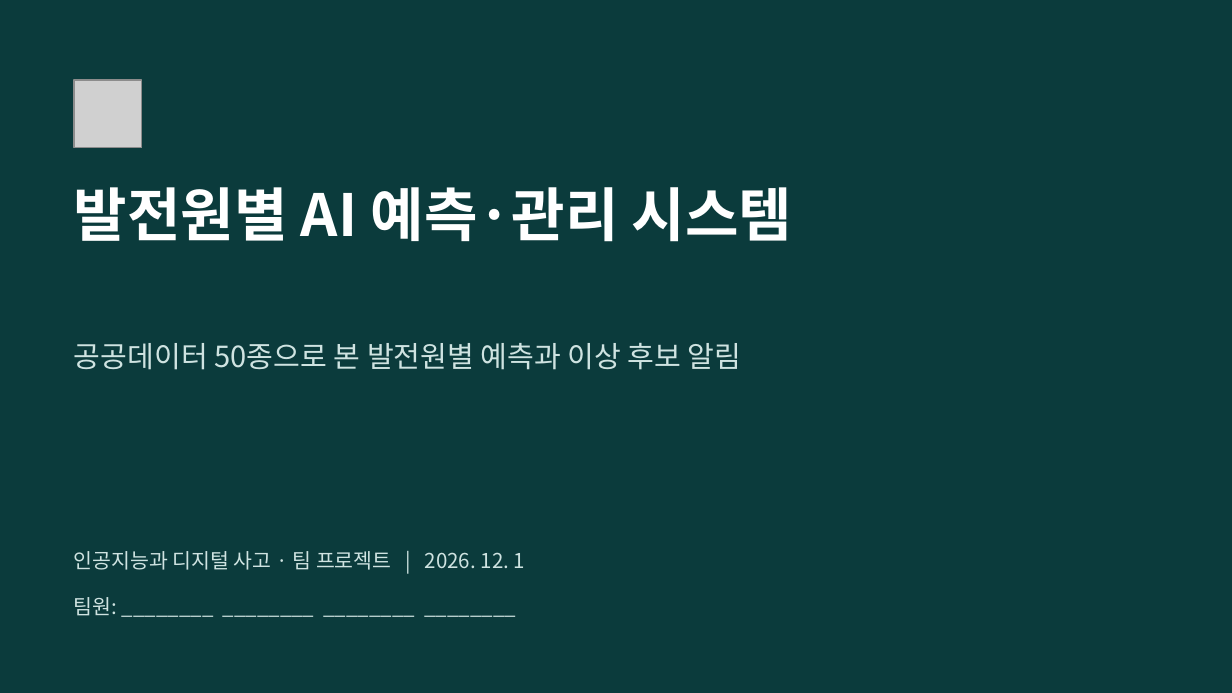
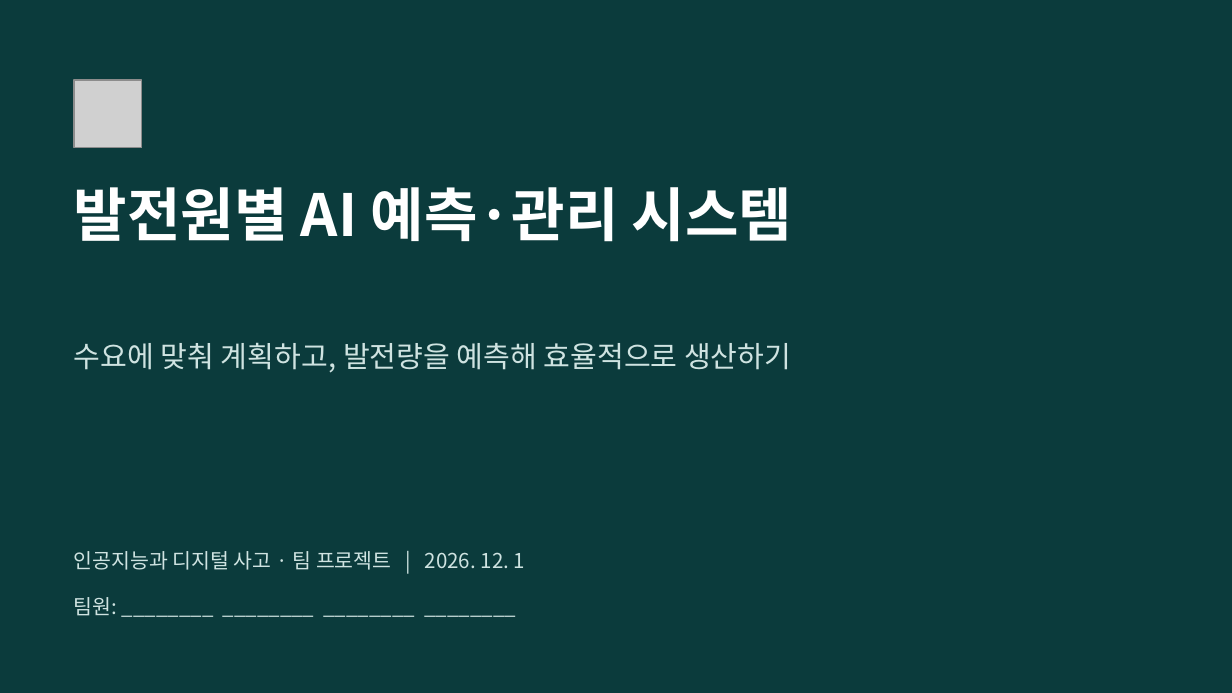
Before and after one commit to junseok7-cpu/hello, a slide deck: slide 1 of energy/report/발표자료_최종.pptx. Drawn at 1232x693 pixels with LibreOffice and Linux fonts; fonts in the diff are those of the drawing; grey boxes stand for pictures. Boxes give left, top, right and bottom in pixels: in the first picture for what was removed or moved away, otherwise in the second. Text is boxed around its words. In the diff, an @@ line names an element or a change of style, - is before the commit and + after.

```diff
--- a/energy/report/발표자료_최종.pptx
+++ b/energy/report/발표자료_최종.pptx
@@ text at [74,342,791,373]: text changed @@
-공공데이터 50종으로 본 발전원별 예측과 이상 후보 알림
+수요에 맞춰 계획하고, 발전량을 예측해 효율적으로 생산하기
```
Also in this commit, not shown: 11 other slides changed, 3 slides added, 9 other files.
